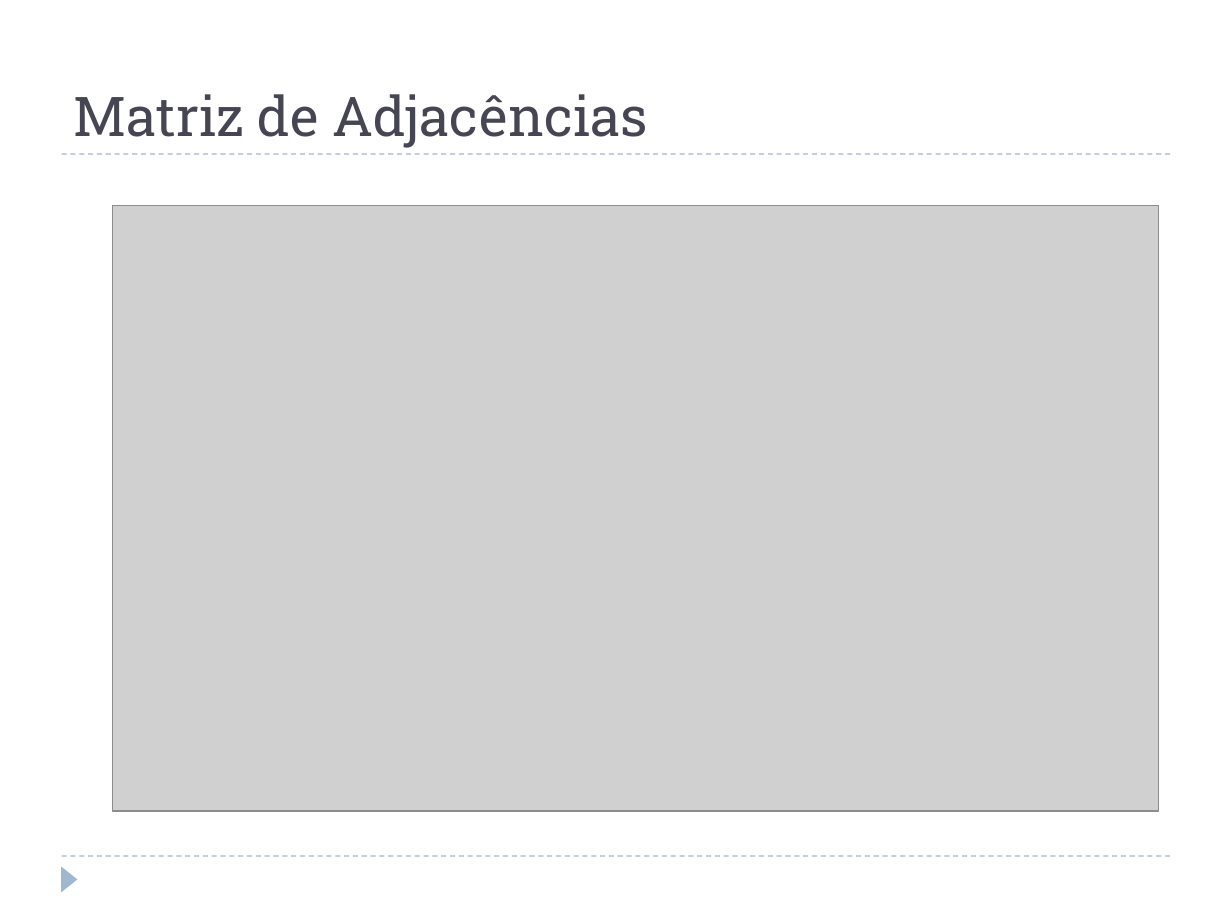
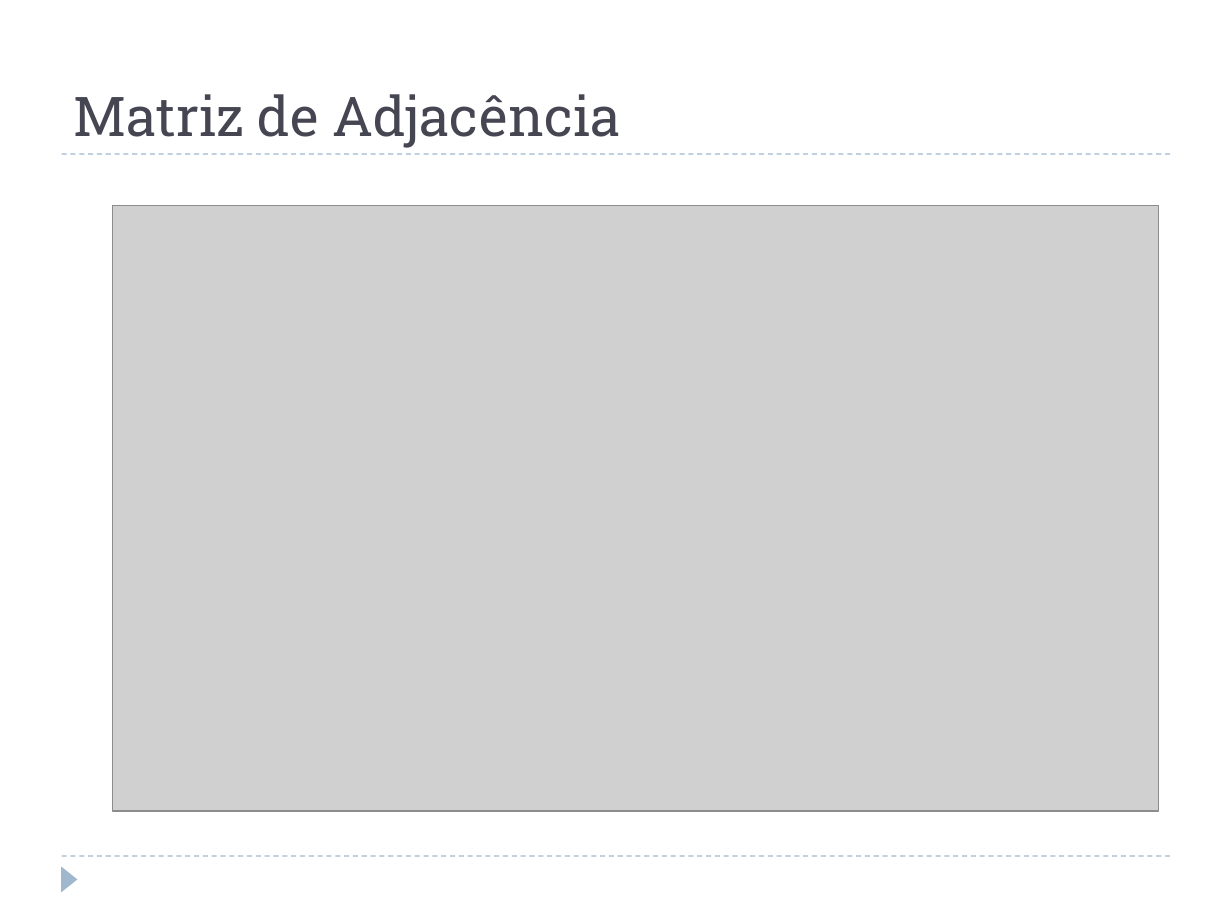
Before and after one commit to juanplopes/ppgi-alc-graphs, a slide deck: slide 7 of doc/Apresentacao.pptx (slide 6 before the commit). Drawn at 1232x924 pixels with LibreOffice and Linux fonts; fonts in the diff are those of the drawing; grey boxes stand for pictures. Boxes give left, top, right and bottom in pixels: in the first picture for what was removed or moved away, otherwise in the second. Text is boxed around its words. In the diff, an @@ line names an element or a change of style, - is before the commit and + after.

```diff
--- a/doc/Apresentacao.pptx
+++ b/doc/Apresentacao.pptx
@@ title at (x1=74, y1=94, x2=621, y2=148): text changed @@
-Matriz de Adjacências
+Matriz de Adjacência
```
Also in this commit, not shown: 4 slides added, 1 slide removed, 1 other file.
